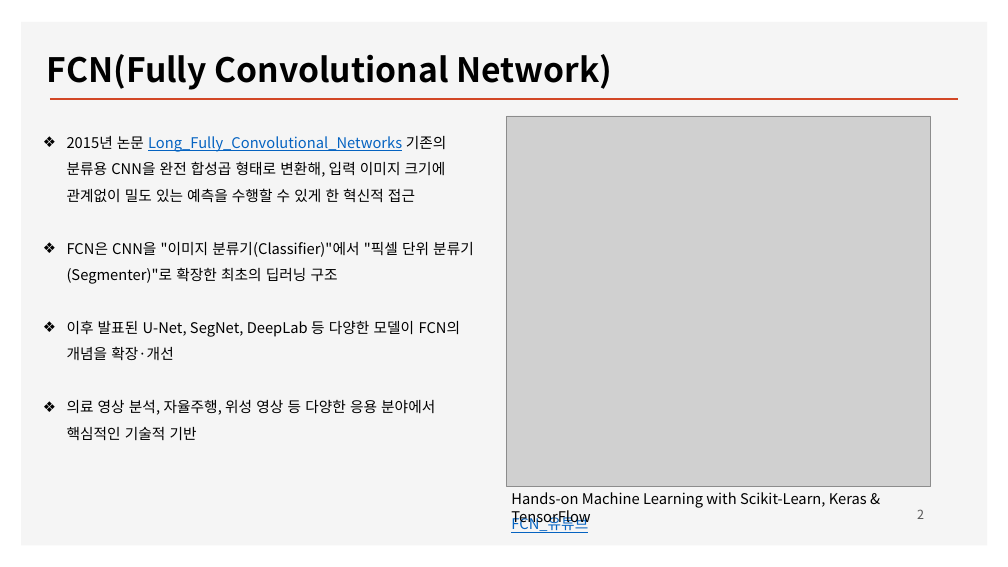
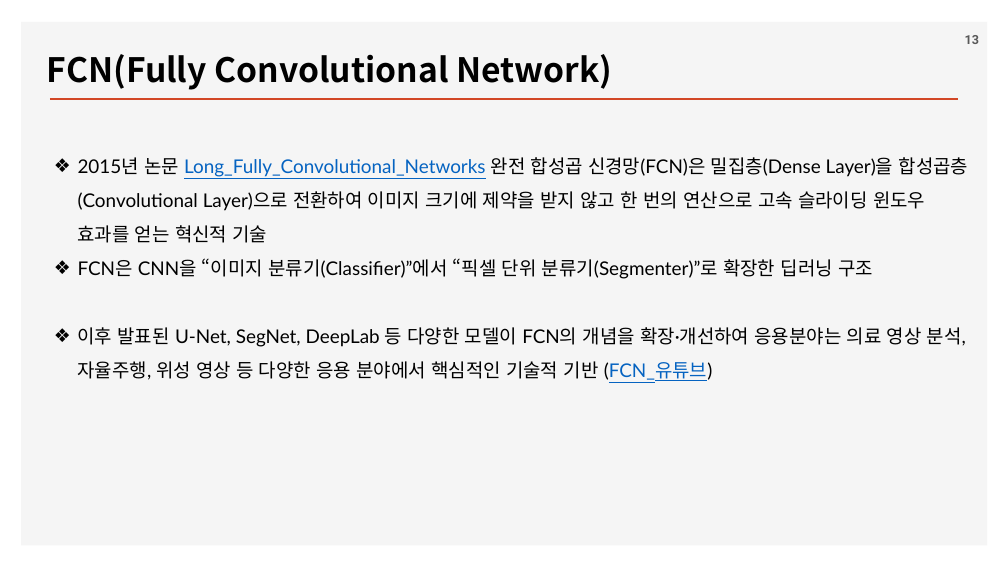
Before and after one commit to ancestor9/2026_Fall_Deep-Learning-with-Python, a slide deck: slide 13 of Chapter 11 Image segmentation.pptx (slide 2 before the commit). Drawn at 1008x567 pixels with LibreOffice and Linux fonts; fonts in the diff are those of the drawing; grey boxes stand for pictures; background and template pictures are left out. Boxes give left, top, right and bottom in pixels: in the first picture for what was removed or moved away, otherwise in the second. Text is boxed around its words. In the diff, an @@ line names an element or a change of style, - is before the commit and + after.

```diff
--- a/Chapter 11 Image segmentation.pptx
+++ b/Chapter 11 Image segmentation.pptx
@@ page number added at [965,35,979,44], 12 pt, text #595959, bold @@
+13
@@ picture removed at [507,116,930,486] @@
@@ text at [78,157,969,381]: text changed; size 14 to 18 pt; font Noto Sans CJK KR to Lato @@
-❖ 2015년 논문 Long_Fully_Convolutional_Networks 기존의 분류용 CNN을 완전 합성곱 형태로 변환해, 입력 이미지 크기에 관계없이 밀도 있는 예측을 수행할 수 있게 한 혁신적 접근
-❖ FCN은 CNN을 "이미지 분류기(Classifier)"에서 "픽셀 단위 분류기(Segmenter)"로 확장한 최초의 딥러닝 구조
-❖ 이후 발표된 U-Net, SegNet, DeepLab 등 다양한 모델이 FCN의 개념을 확장·개선
-❖ 의료 영상 분석, 자율주행, 위성 영상 등 다양한 응용 분야에서 핵심적인 기술적 기반
+❖ 2015년 논문 Long_Fully_Convolutional_Networks 완전 합성곱 신경망(FCN)은 밀집층(Dense Layer)을 합성곱층(Convolutional Layer)으로 전환하여 이미지 크기에 제약을 받지 않고 한 번의 연산으로 고속 슬라이딩 윈도우 효과를 얻는 혁신적 기술
+❖ FCN은 CNN을 “이미지 분류기(Classifier)”에서 “픽셀 단위 분류기(Segmenter)”로 확장한 딥러닝 구조
+❖ 이후 발표된 U-Net, SegNet, DeepLab 등 다양한 모델이 FCN의 개념을 확장·개선하여 응용분야는 의료 영상 분석, 자율주행, 위성 영상 등 다양한 응용 분야에서 핵심적인 기술적 기반 (FCN_유튜브)
@@ text removed at [511,492,867,526] @@
-Hands-on Machine Learning with Scikit-Learn, Keras & TensorFlow
@@ page number removed at [917,509,924,519] @@
-2
@@ text removed at [511,515,588,533] @@
-FCN_유튜브
```
Also in this commit, not shown: 10 other slides changed, 15 slides added.
